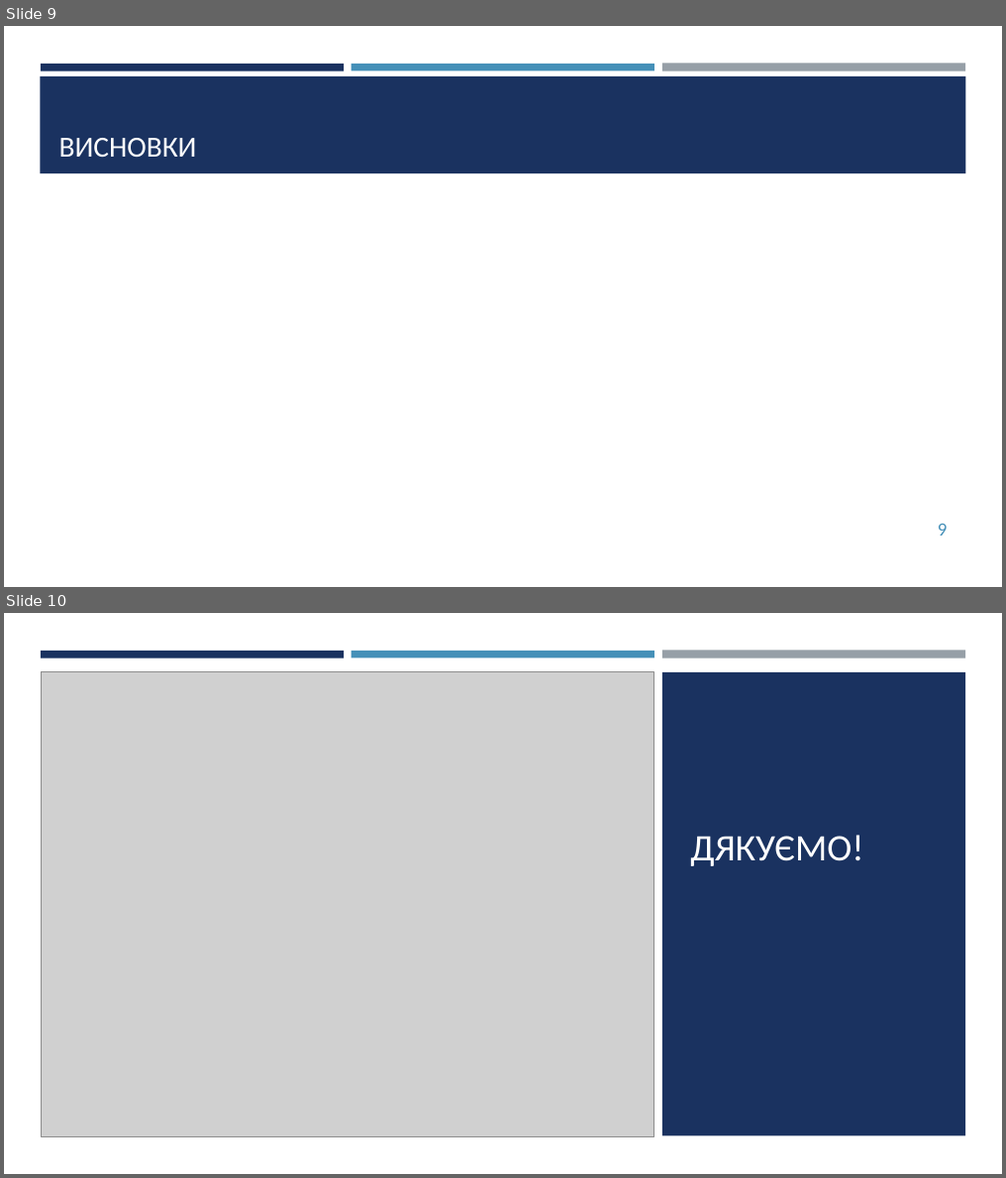
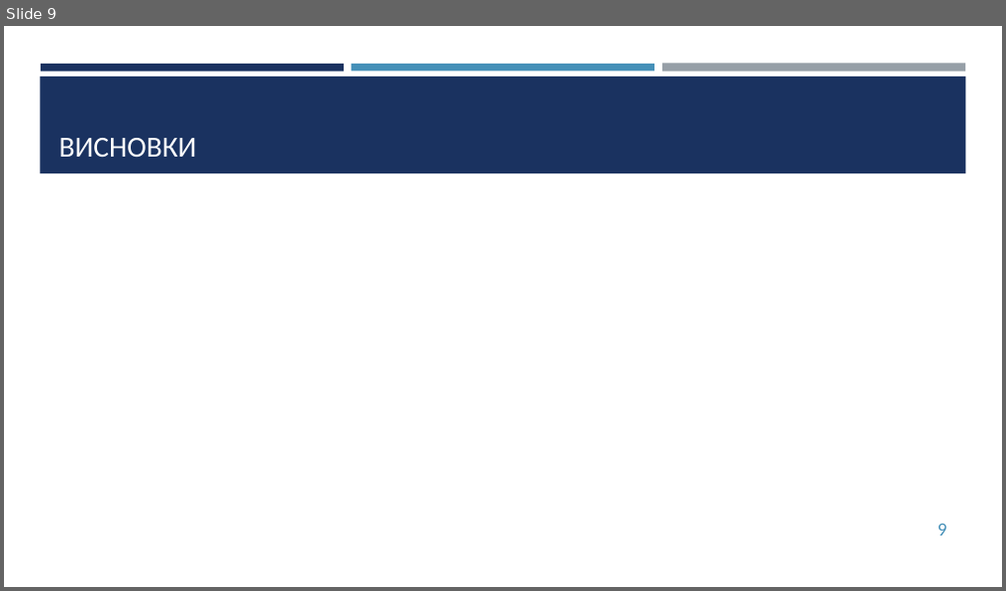
Before and after one commit to Romchyk-S/Course_work_112, a slide deck: Презентація.pptx. Shown one above the other, each under a label of ours: slides 9 and 10 before the commit, slide 9 after it. The pictures are 1006x1178 and 1006x591 pixels, drawn with LibreOffice and Linux fonts; fonts in the diff are those of the drawing; grey boxes stand for pictures. Boxes give left, top, right and bottom in pixels: in the first picture for what was removed or moved away, otherwise in the second. Text is boxed around its words. In the diff, an @@ line names an element or a change of style, - is before the commit and + after.

```diff
--- a/Презентація.pptx
+++ b/Презентація.pptx
@@ slide 10 removed at (x1=4, y1=613, x2=1002, y2=1174), background #FFFFFF @@
@@ rectangle removed at (x1=4, y1=613, x2=1002, y2=1174) @@
@@ rectangle removed at (x1=41, y1=651, x2=344, y2=658) @@
@@ rectangle removed at (x1=351, y1=651, x2=654, y2=658) @@
@@ rectangle removed at (x1=662, y1=651, x2=965, y2=659) @@
@@ picture removed at (x1=41, y1=672, x2=654, y2=1137) @@
@@ rectangle removed at (x1=662, y1=672, x2=965, y2=1137) @@
@@ title removed at (x1=690, y1=835, x2=863, y2=866) @@
-ДЯКУЄМО!
```
Also in this commit, not shown: 1 slide changed, 1 slide added, 3 other files.
